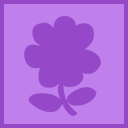
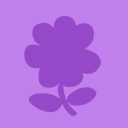
Two versions of the same layered image (128 x 128). Layer-by-layer changes:
hid "Rectangle 1" over [0, 0, 128, 128]
